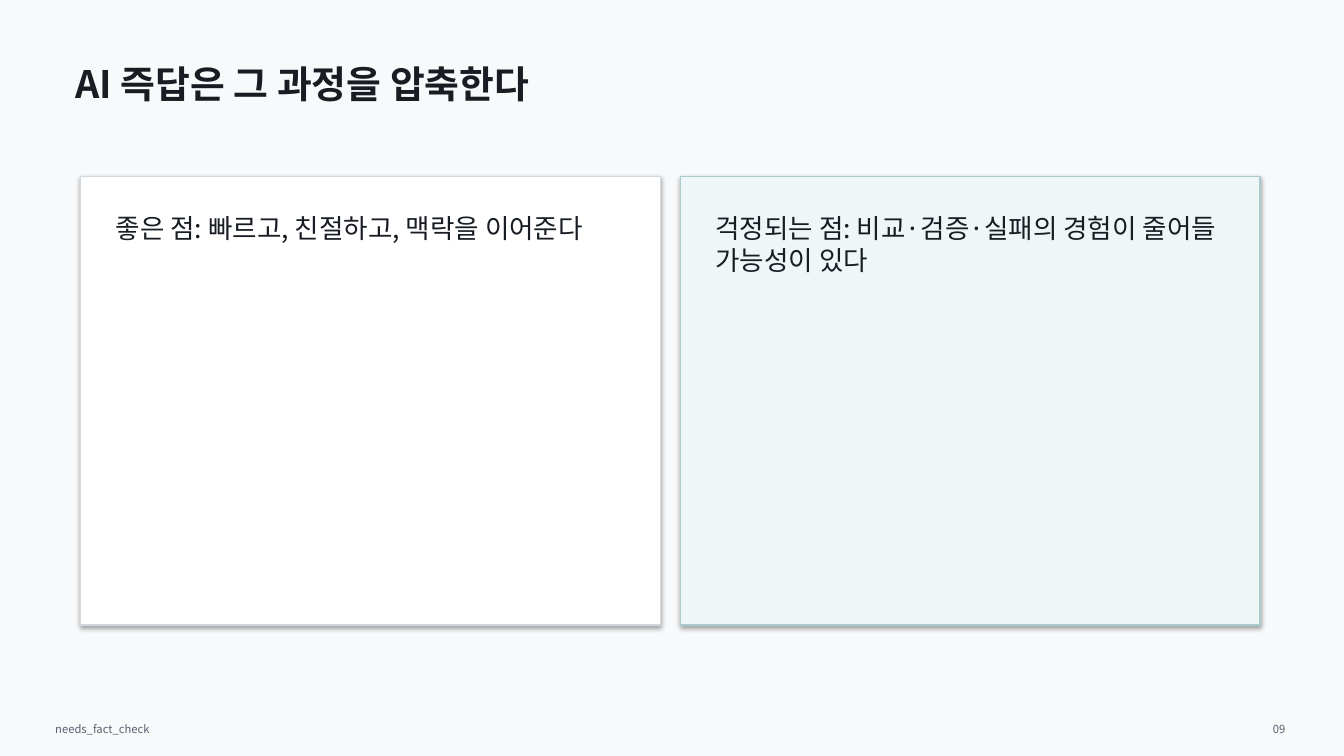
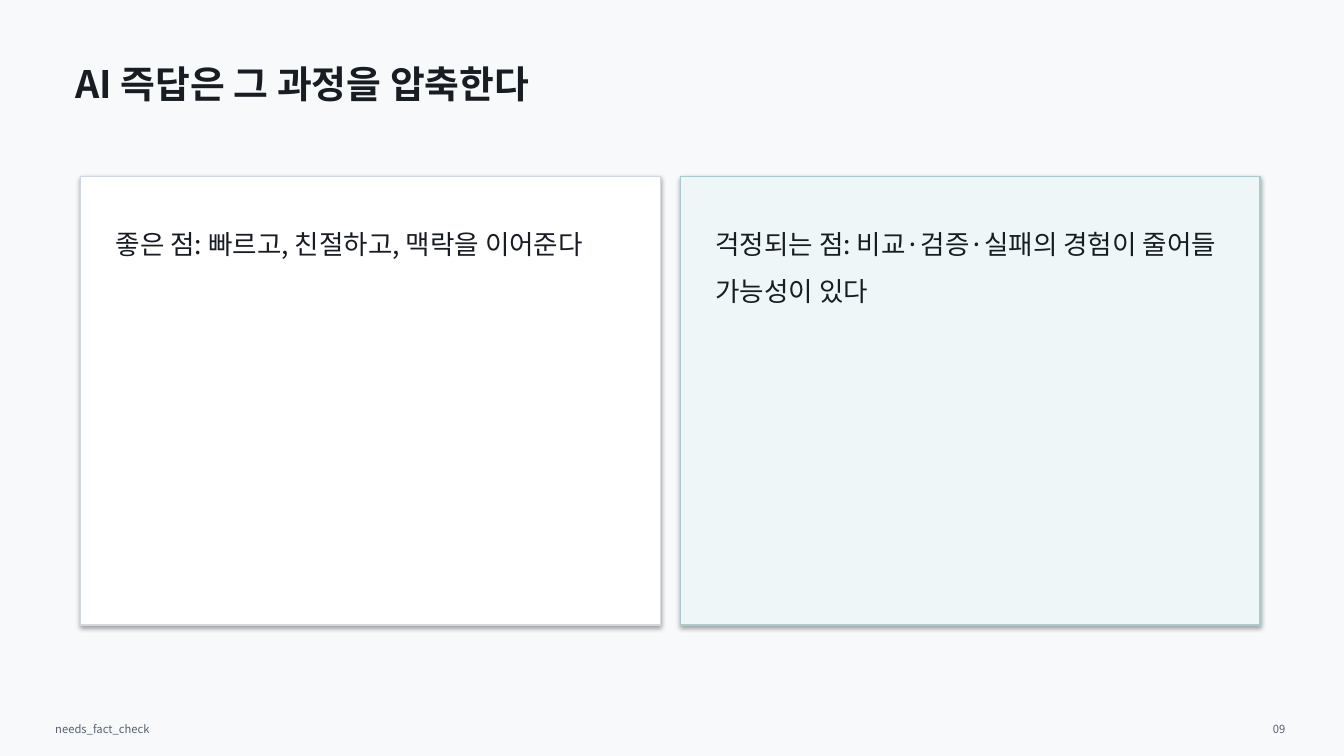
Before and after one commit to Rlearnchan/luddite, a slide deck: slide 9 of outputs/pptx/ai_knowledge_institution_draft.pptx. Drawn at 1344x756 pixels with LibreOffice and Linux fonts; fonts in the diff are those of the drawing. Boxes give left, top, right and bottom in pixels: in the first picture for what was removed or moved away, otherwise in the second. Text is boxed around its words. In the diff, an @@ line names an element or a change of style, - is before the commit and + after.

```diff
--- a/outputs/pptx/ai_knowledge_institution_draft.pptx
+++ b/outputs/pptx/ai_knowledge_institution_draft.pptx
@@ text "좋은 점: 빠르고, 친절하고, 맥락을 ..." at box(116, 232, 583, 259): line spacing 1 to 1.5 @@
@@ text "걱정되는 점: 비교·검증·실패의 경험이 줄어들 ..." at box(716, 231, 1216, 303): line spacing 1 to 1.5 @@
```
Also in this commit, not shown: 25 other slides changed, 8 other files.
